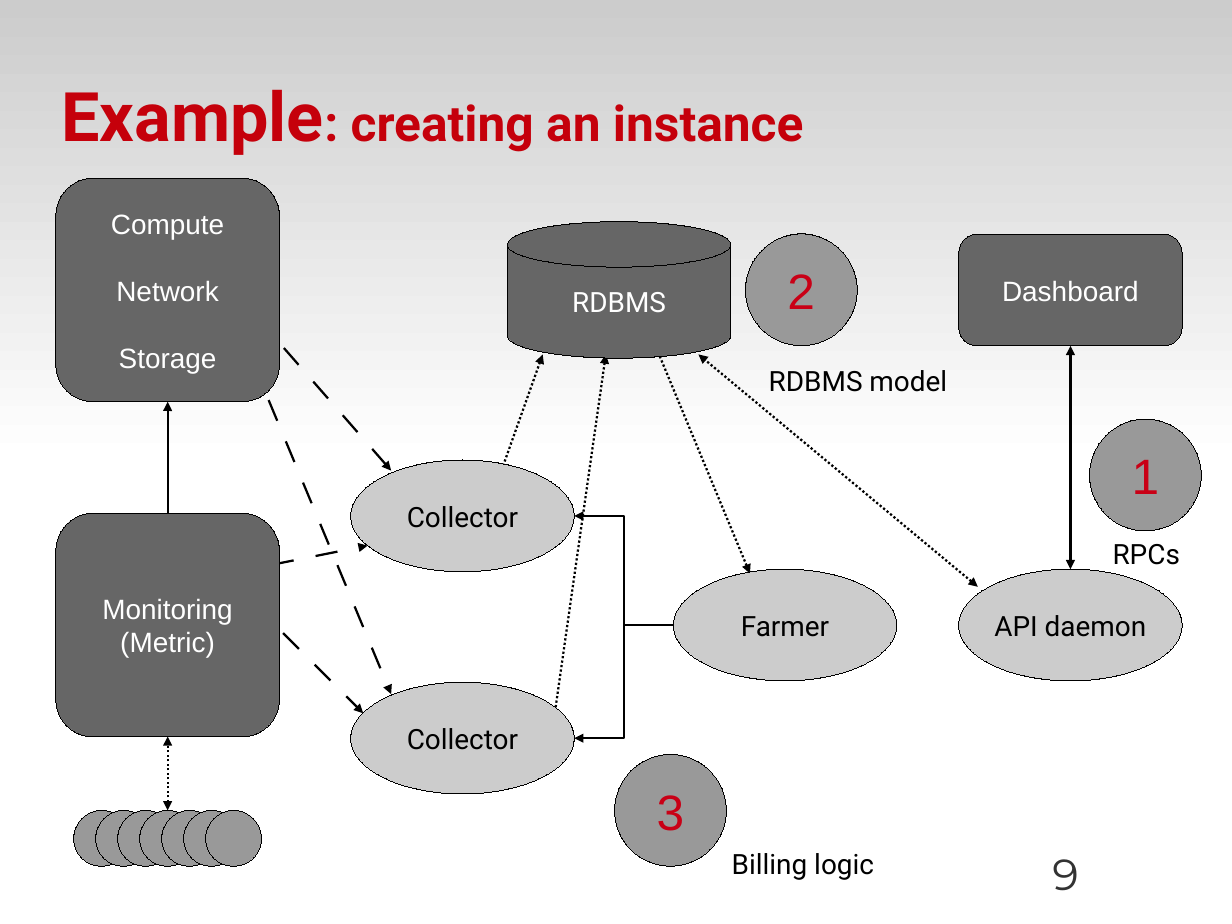
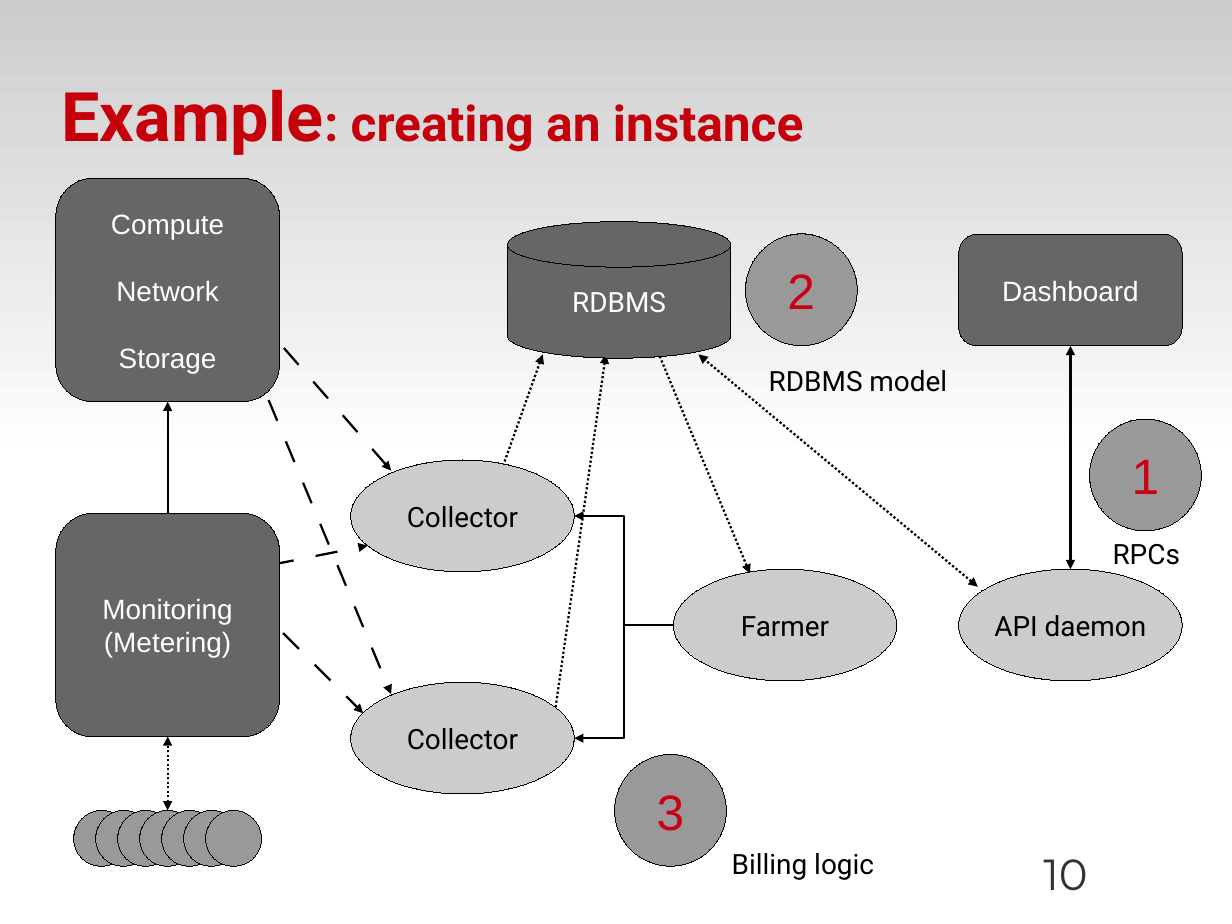
Before and after one commit to zyluo/talk-OSDS-2012, a slide deck: slide 10 of OSDS-2012-SF-dough-LZY.odp (slide 9 before the commit). Drawn at 1232x924 pixels with LibreOffice and Linux fonts; fonts in the diff are those of the drawing; background and template pictures are left out. Boxes give left, top, right and bottom in pixels: in the first picture for what was removed or moved away, otherwise in the second. Text is boxed around its words. In the diff, an @@ line names an element or a change of style, - is before the commit and + after.

Commit message:
Add design concepts, fix typos

```diff
--- a/OSDS-2012-SF-dough-LZY.odp
+++ b/OSDS-2012-SF-dough-LZY.odp
@@ text in rounded rectangle at (x1=104, y1=632, x2=231, y2=658): text changed @@
-(Metric)
+(Metering)
@@ page number at (x1=1043, y1=859, x2=1087, y2=891): text changed @@
-9
+10
```
Also in this commit, not shown: 9 other slides changed, 1 slide added.
